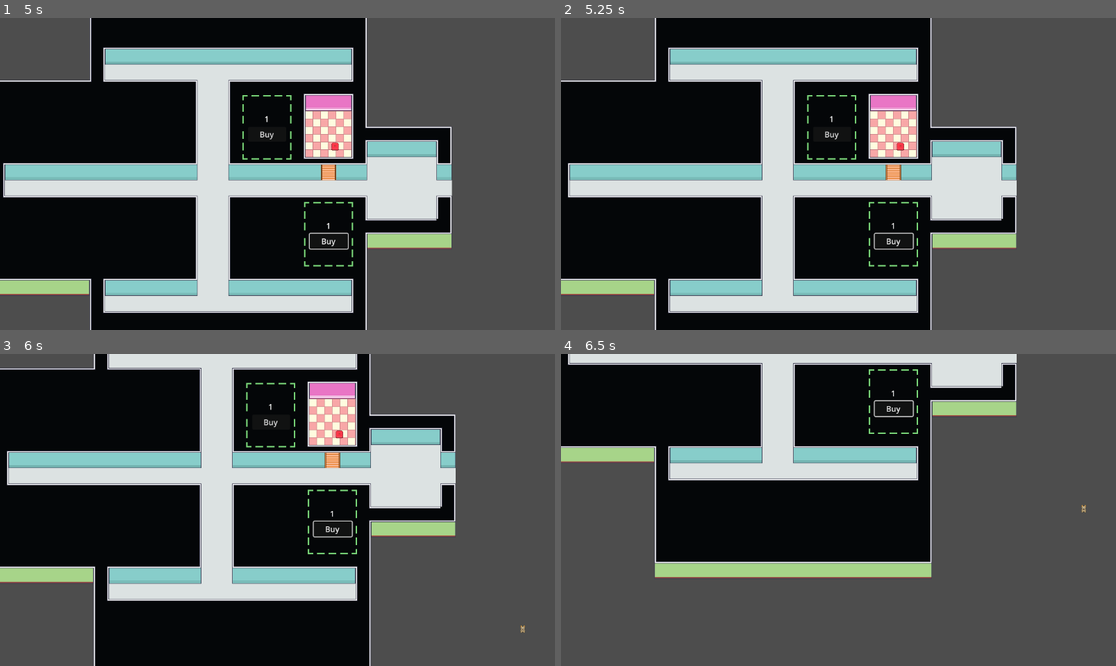
Above: before the commit, frames 1-4 (two rows, left to right).
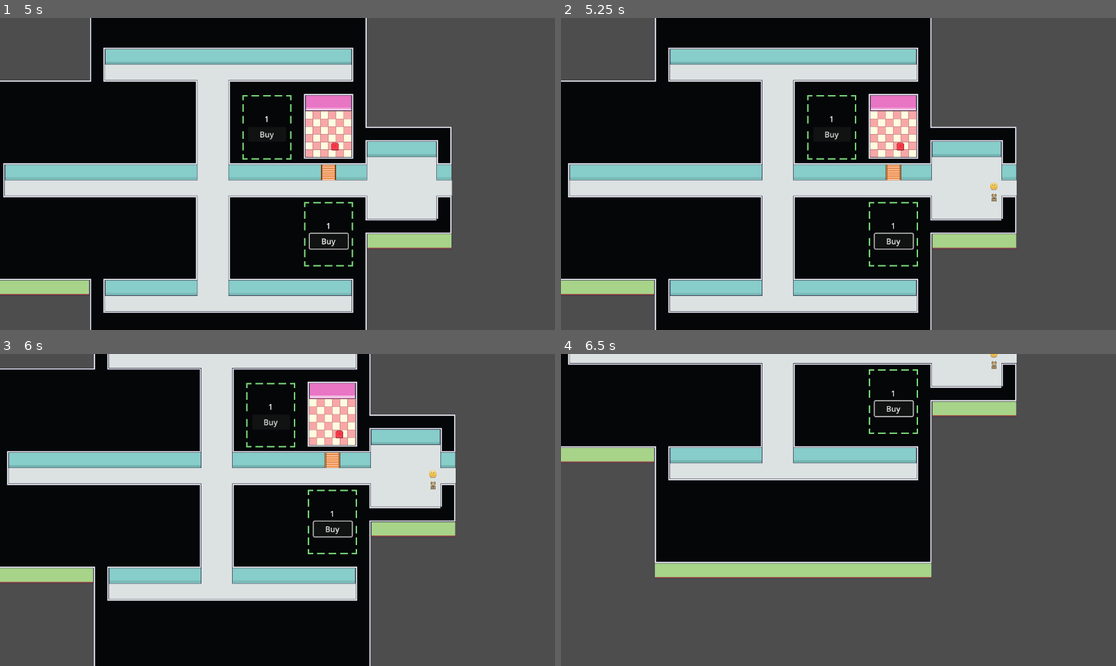
Above: after the commit, the same moments.

Repository: Tausva/DogShelter
Game: Godot game, scene res://scenes/tausva_test_scene.tscn
The game is run twice, just before and just after one commit, with the same random seed, the same clock (stepped at 60 frames per second) and the same inputs. This scene is started directly instead of the project's main scene.
Inputs (mouse positions are in pixels of both pictures, inside the frame that each line leads up to):
- Up to frame 1 (5 s): click "Buy" at 0.5 s; tap Enter at 1.25, 2.75, 4.25 s; move the mouse to (399, 158) at 1.27 s; hold D (Right) 1.28-2 s; click (399, 158) at 1.42 s; tap Space at 2, 3.5 s; drag from (166, 189) to (399, 158) at 2.02 s; move the mouse to (333, 105) at 2.77 s; hold D (Right) 2.78-3.5 s; drag from (249, 236) to (160, 127) at 3.52 s; move the mouse to (444, 220) at 4.27 s; hold A (Left) from 4.28 s (still down)
- Up to frame 2 (5.25 s): release A (Left) at 5 s; drag from (672, 127) to (888, 133) at 5.02 s
- Up to frame 3 (6 s): tap Space at 5.75 s; move the mouse to (305, 510) at 5.77 s; hold S (Down) from 5.78 s (still down); click (305, 510) at 5.92 s
- Up to frame 4 (6.5 s): keep holding S (Down)

Frame 1 is identical in both runs. In frame 2, less than 0.1% of the frame differs, in the area x 77-79%, y 52-59%; in frame 3, less than 0.1%, in the area x 77-95%, y 37-90%; in frame 4, less than 0.1%.

Commit message:
added trait happyness (buggy, in progress)

Diff:
--- a/resources/traits/barking.tres
+++ b/resources/traits/barking.tres
@@ -5,4 +5,4 @@
 [resource]
 script = ExtResource("1_iaj7s")
 current_trait = 0
-hated_traits = Array[int]([1, 2])
+hated_traits = Array[int]([1, 2, 3, 4])
--- a/resources/traits/energetic.tres
+++ b/resources/traits/energetic.tres
@@ -5,4 +5,4 @@
 [resource]
 script = ExtResource("1_mfvg8")
 current_trait = 4
-hated_traits = Array[int]([])
+hated_traits = Array[int]([0, 1, 2, 3])
--- a/resources/traits/mischevious.tres
+++ b/resources/traits/mischevious.tres
@@ -5,4 +5,4 @@
 [resource]
 script = ExtResource("1_b77mi")
 current_trait = 2
-hated_traits = Array[int]([])
+hated_traits = Array[int]([0, 1, 3, 4])
--- a/resources/traits/nosy.tres
+++ b/resources/traits/nosy.tres
@@ -5,4 +5,4 @@
 [resource]
 script = ExtResource("1_h3ryu")
 current_trait = 1
-hated_traits = Array[int]([])
+hated_traits = Array[int]([0, 2, 3, 4])
--- a/resources/traits/sleepy.tres
+++ b/resources/traits/sleepy.tres
@@ -5,4 +5,4 @@
 [resource]
 script = ExtResource("1_77xmj")
 current_trait = 3
-hated_traits = Array[int]([])
+hated_traits = Array[int]([0, 1, 2, 4])
--- a/scenes/dog/dog.gd
+++ b/scenes/dog/dog.gd
@@ -1,6 +1,10 @@
 class_name Dog extends Node2D
 
 @export var dog_trait_library: Array[Trait]
+@export var adjacent_room_hatred_multiplier: float = .3
+@export var irritation_threashold: float = 1
+
+@onready var happyness_component: Node2D = $HappynessComponent
 
 var trait_chance_table: Dictionary = {
 	1: 5,
@@ -29,6 +33,33 @@
 	sprite.texture = new_texture
 
 
+func validate_happyness(current_room_traits: Dictionary, adjasent_room_traits: Array) -> void:
+	var irritation_value: int = 0
+	var room_traits = _get_unique_hatred_values(current_room_traits)
+
+	for dog_trait in dog_traits:
+		irritation_value += adjacent_room_hatred_multiplier * _count_overlapping_values(dog_trait.hated_traits, adjasent_room_traits)
+		irritation_value += _count_overlapping_values(dog_trait.hated_traits, room_traits)
+
+	happyness_component.is_happy = irritation_value < irritation_threashold
+
+
+func _count_overlapping_values(arr1: Array, arr2: Array) -> int:
+	return arr1.filter(func(x): return x in arr2).size()
+
+
+func _get_unique_hatred_values(current_room_traits: Dictionary) -> Array:
+	var hatred_traits: Dictionary
+	for current_room_trait in current_room_traits.keys():
+		var amount = current_room_traits[current_room_trait]
+		for dog_trait in dog_traits:
+			if dog_trait.hated_traits.has(current_room_trait):
+				amount -= 1
+			if amount > 0:
+				hatred_traits.get_or_add(current_room_trait)
+	return hatred_traits.keys()
+
+
 func _generate_traits() -> void:
 	var trait_count = _get_trait_count()
 
--- a/scenes/dog/dog.tscn
+++ b/scenes/dog/dog.tscn
@@ -9,6 +9,7 @@
 [ext_resource type="Resource" uid="uid://b0apuwdj1sf81" path="res://resources/traits/nosy.tres" id="6_hip8k"]
 [ext_resource type="Resource" uid="uid://bv80jbhjfg4mg" path="res://resources/traits/sleepy.tres" id="7_itc5t"]
 [ext_resource type="PackedScene" uid="uid://0d5edy8iikhq" path="res://scenes/components/trait_text_box/trait_text_box_component.tscn" id="8_1j3fx"]
+[ext_resource type="PackedScene" uid="uid://cyoa84fg3cv5m" path="res://scenes/components/happyness_component/happyness_component.tscn" id="10_woa2m"]
 
 [sub_resource type="CircleShape2D" id="CircleShape2D_i3oar"]
 radius = 11.4018
@@ -20,7 +21,10 @@
 script = ExtResource("1_x8gcv")
 dog_trait_library = Array[ExtResource("2_aypbe")]([ExtResource("3_1gm54"), ExtResource("4_1h50o"), ExtResource("5_i4oc4"), ExtResource("6_hip8k"), ExtResource("7_itc5t")])
 
-[node name="DogSprite" type="Sprite2D" parent="."]
+[node name="HappynessComponent" parent="." instance=ExtResource("10_woa2m")]
+position = Vector2(-8, -31)
+is_happy = false
+reward_amount = 1
 
 [node name="TraitTextBoxComponent" parent="." node_paths=PackedStringArray("box_spawn_point") instance=ExtResource("8_1j3fx")]
 box_spawn_point = NodePath("SpawnPoint")
@@ -35,3 +39,5 @@
 
 [node name="CollisionShape2D" type="CollisionShape2D" parent="DraggableComponent"]
 shape = SubResource("RectangleShape2D_ruwnp")
+
+[node name="DogSprite" type="Sprite2D" parent="."]
--- a/scenes/room/room.gd
+++ b/scenes/room/room.gd
@@ -103,6 +103,12 @@
 		traits_size += adjacent_traits.size() + 1
 
 	trait_text_box_component.update_traits(trait_string, traits_size)
+	_inform_dogs_about_trait_changes()
+
+
+func _inform_dogs_about_trait_changes() -> void:
+	for dog in dogs:
+		dog.validate_happyness(traits, get_adjacent_room_traits().keys())
 
 
 func _on_adjecent_room_changed() -> void:
--- a/scenes/tausva_test_scene.tscn
+++ b/scenes/tausva_test_scene.tscn
@@ -13,8 +13,8 @@
 [node name="cursor" parent="." instance=ExtResource("2_lh84g")]
 position = Vector2(576, 305)
 
+[node name="DogSpawnTimer" parent="." instance=ExtResource("4_oporp")]
+spawn_positions = [Vector2(705, 373), Vector2(683, 400), Vector2(652, 400), Vector2(616, 399), Vector2(593, 375)]
+
 [node name="Shelter" parent="." instance=ExtResource("1_il057")]
 position = Vector2(576, 305)
-
-[node name="DogSpawnTimer" parent="." instance=ExtResource("4_oporp")]
-position = Vector2(691, 321)
Not shown: 1 places in scenes/dog/dog.tscn that only renumber resources
